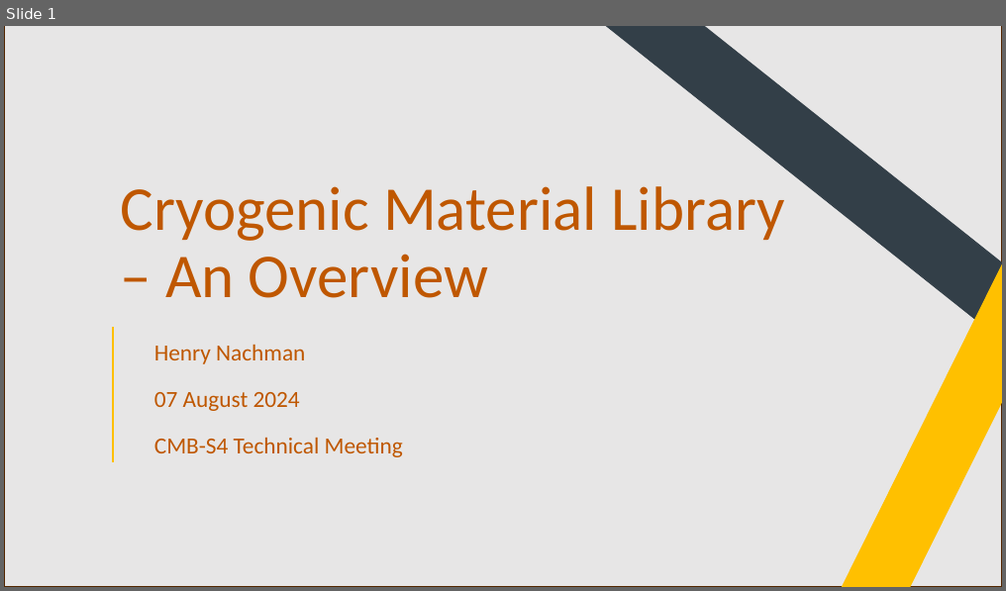
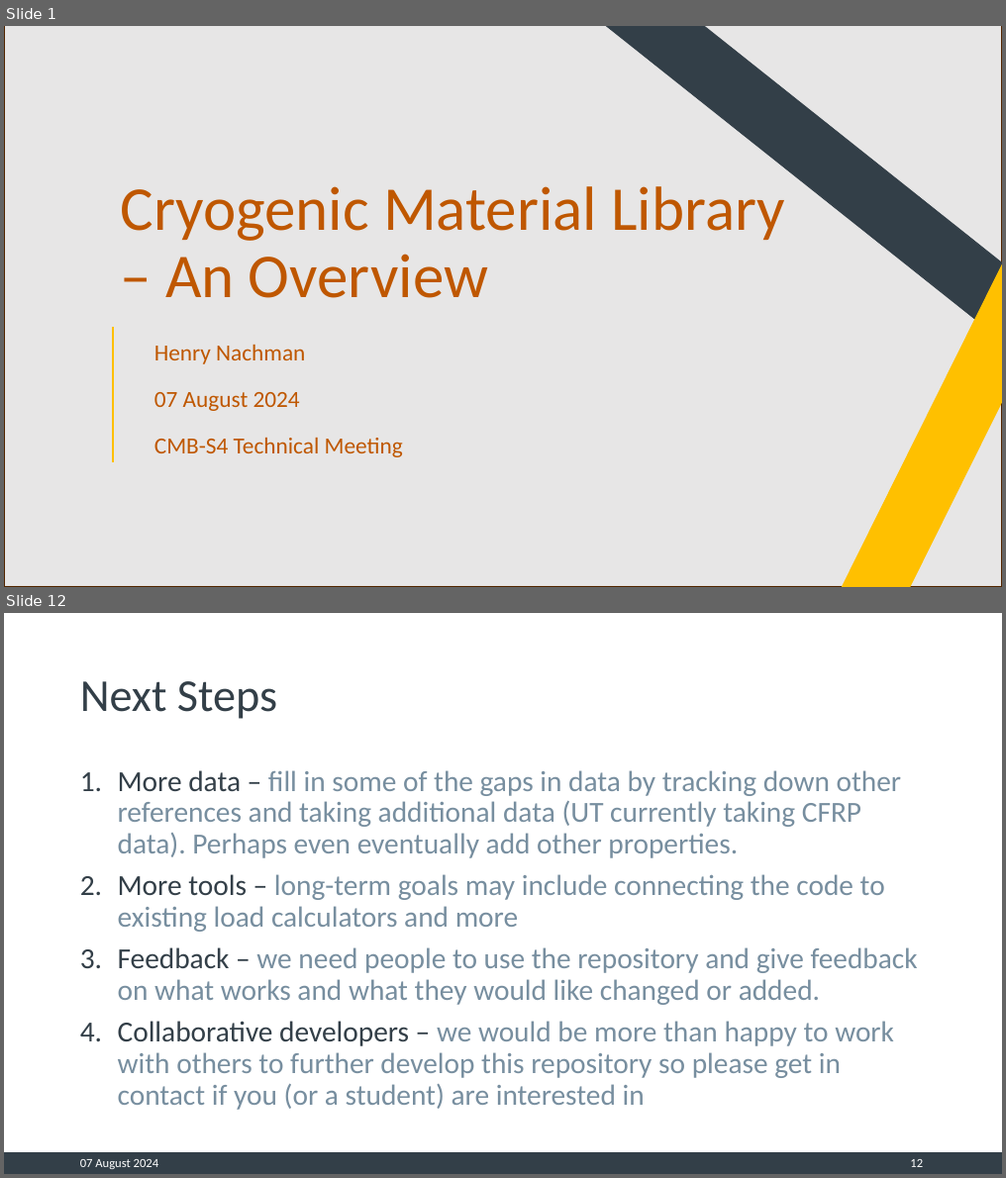
Before and after one commit to CMB-S4/Cryogenic_Material_Properties, a slide deck: Cryogenic Material Library – An Overview.pptx. Shown one above the other, each under a label of ours: slide 1 before the commit, slides 1 and 12 after it; the slides between them are not shown. The pictures are 1006x591 and 1006x1178 pixels, drawn with LibreOffice and Linux fonts; fonts in the diff are those of the drawing; background and template pictures are left out. Boxes give left, top, right and bottom in pixels: in the first picture for what was removed or moved away, otherwise in the second. Text is boxed around its words. In the diff, an @@ line names an element or a change of style, - is before the commit and + after.

```diff
--- a/Cryogenic Material Library – An Overview.pptx
+++ b/Cryogenic Material Library – An Overview.pptx
@@ slide 12 added at [4, 613, 1002, 1174], background #FFFFFF @@
@@ title added at [80, 681, 277, 719], 44 pt, text #333F48 @@
+Next Steps
@@ text added at [118, 770, 918, 1110], 28 pt, text #778E9F @@
+1. More data – fill in some of the gaps in data by tracking down other references and taking additional data (UT currently taking CFRP data). Perhaps even eventually add other properties.
+2. More tools – long-term goals may include connecting the code to existing load calculators and more
+3. Feedback – we need people to use the repository and give feedback on what works and what they would like changed or added.
+4. Collaborative developers – we would be more than happy to work with others to further develop this repository so please get in contact if you (or a student) are interested in
@@ rectangle added at [4, 1153, 1002, 1174], fill #333F48, outline #333F48 1 pt @@
@@ text added at [80, 1159, 158, 1169], 12 pt, text #FFFFFF @@
+07 August 2024
@@ page number added at [910, 1159, 923, 1167], 12 pt, text #FFFFFF @@
+12
```
Also in this commit, not shown: 7 slides changed, 4 other slides added, 3 slides removed, 1 other file.
